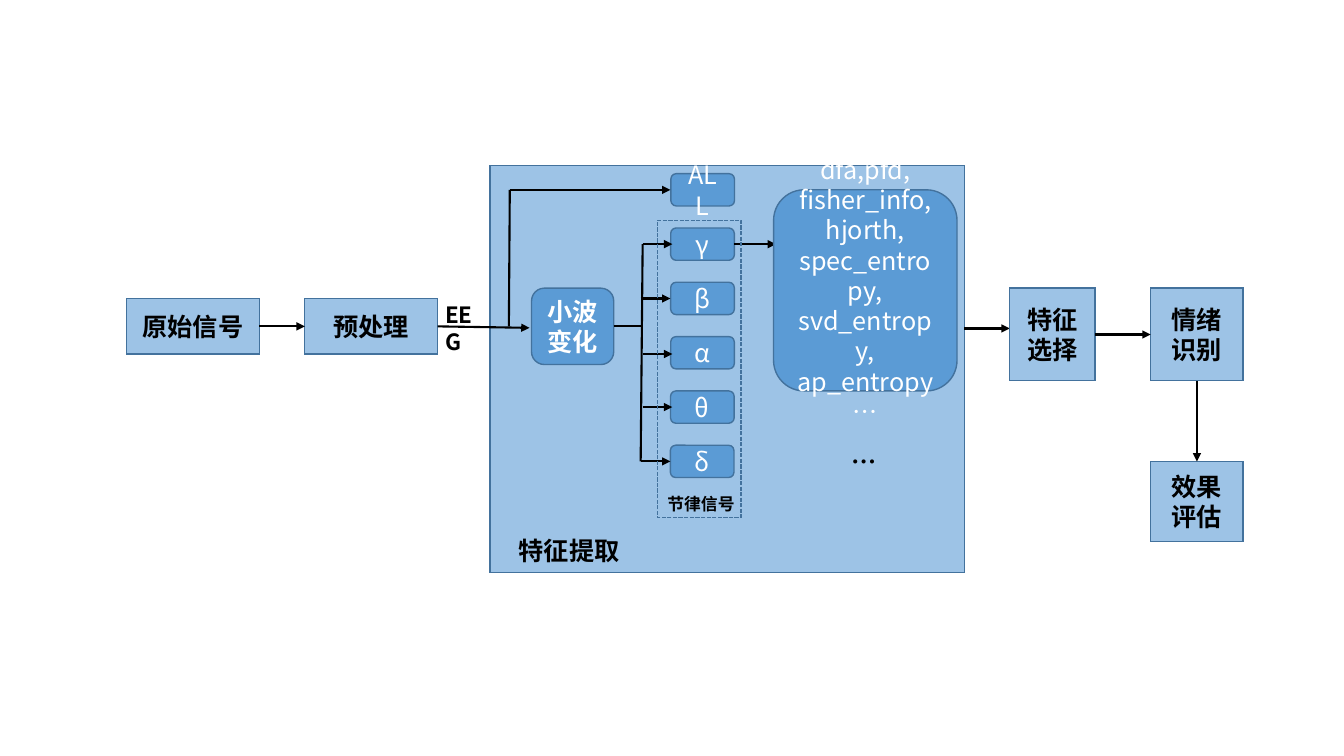
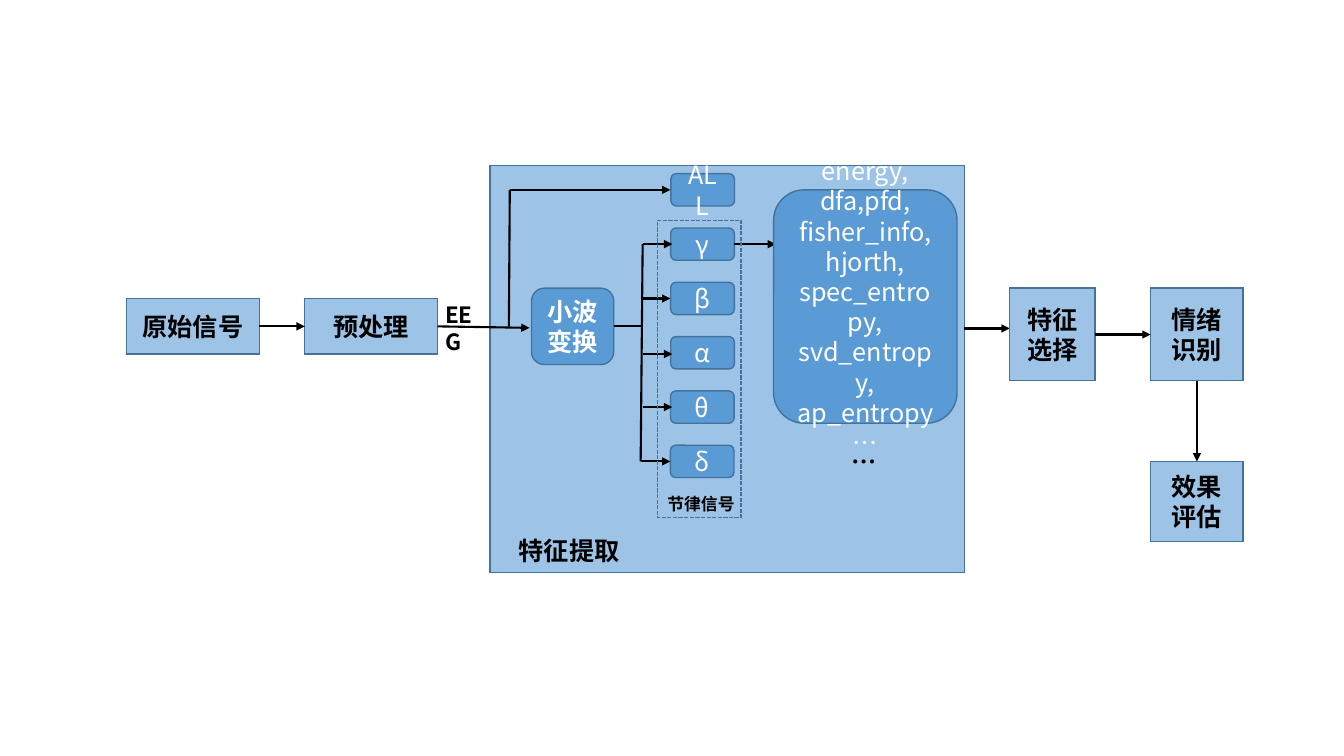
Before and after one commit to wandouqiang/-, a slide deck: slide 2 of 图集.pptx. Drawn at 1344x756 pixels with LibreOffice and Linux fonts; fonts in the diff are those of the drawing. Boxes give left, top, right and bottom in pixels: in the first picture for what was removed or moved away, otherwise in the second. Text is boxed around its words. In the diff, an @@ line names an element or a change of style, - is before the commit and + after.

```diff
--- a/图集.pptx
+++ b/图集.pptx
@@ rounded rectangle "energy,": place and size @@
-rounded rectangle "energy," at (773,190,957,391)
+rounded rectangle "energy," at (773,190,957,423)
@@ text in rounded rectangle at (822,165,909,186): paragraph added @@
+energy,
@@ text in rounded rectangle at (547,299,597,353): text changed @@
-小波变化
+小波变换
```
Also in this commit, not shown: 3 slides added, 1 other file.
